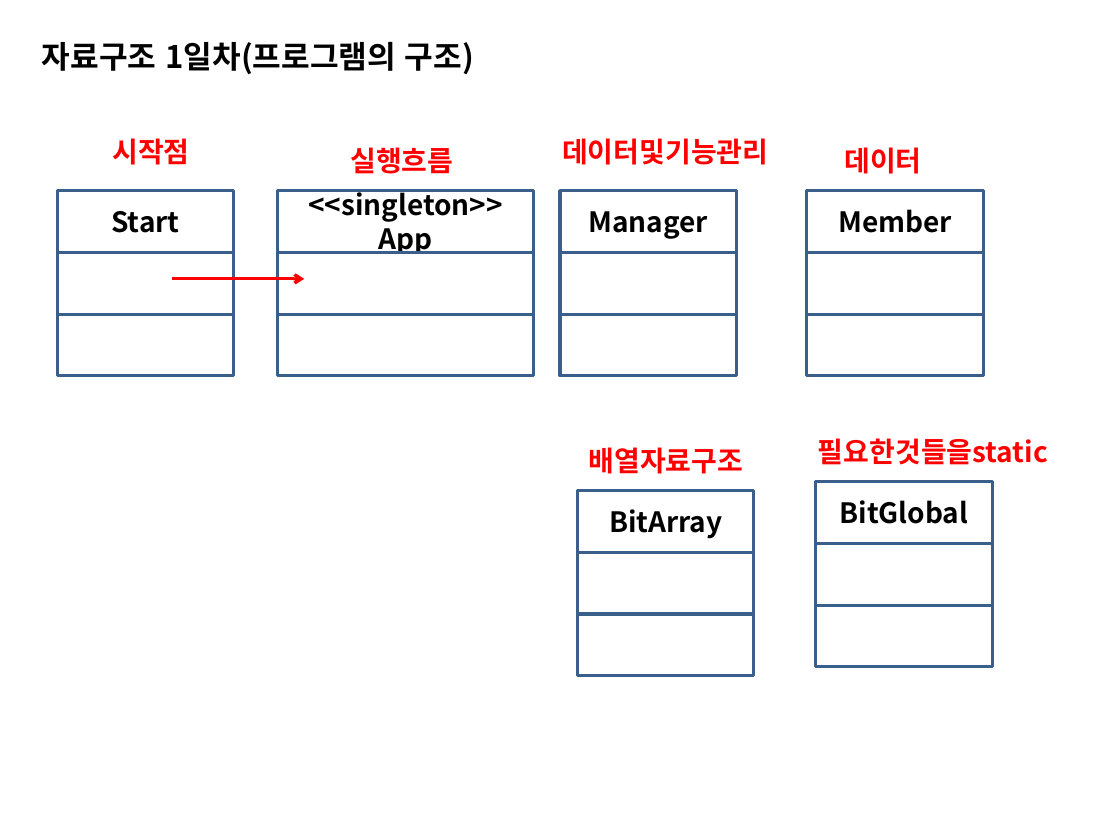
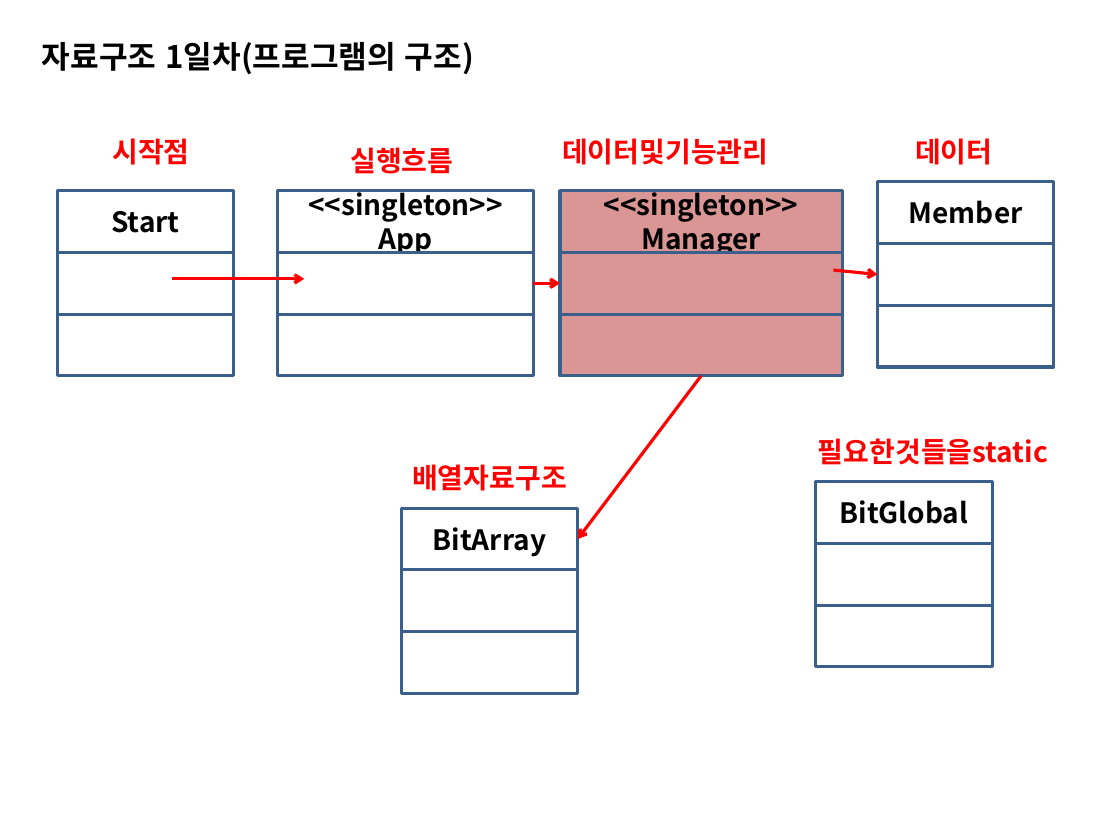
Before and after one commit to sing2song/TILDS, a slide deck: slide 10 of Java자료구조.pptx. Drawn at 1120x840 pixels with LibreOffice and Linux fonts; fonts in the diff are those of the drawing. Boxes give left, top, right and bottom in pixels: in the first picture for what was removed or moved away, otherwise in the second. Text is boxed around its words. In the diff, an @@ line names an element or a change of style, - is before the commit and + after.

```diff
--- a/Java자료구조.pptx
+++ b/Java자료구조.pptx
@@ rectangle "<<singleton>>": place and size @@
-rectangle "<<singleton>>" at box(560, 190, 736, 252)
+rectangle "<<singleton>>" at box(560, 190, 842, 252)
@@ text in rectangle at box(604, 187, 799, 222): paragraph added @@
+<<singleton>>
@@ rectangle: place and size @@
-rectangle at box(560, 252, 736, 314)
+rectangle at box(560, 252, 842, 314)
@@ arrow added from (533, 283) to (560, 283), #FF0000 2 pt @@
@@ arrow added from (833, 270) to (877, 274), #FF0000 2 pt @@
@@ fill #FFFFFF to #D99694 in 3 elements at box(560, 190, 842, 252), box(560, 252, 842, 314), box(560, 315, 842, 376) @@
@@ rectangle: place and size @@
-rectangle at box(560, 315, 736, 376)
+rectangle at box(560, 315, 842, 376)
@@ 3 rectangles, 1 text: place and size @@
-3 rectangles, 1 text at box(806, 147, 982, 376)
+3 rectangles, 1 text at box(877, 138, 1053, 367)
@@ arrow added from (701, 376) to (578, 539), #FF0000 2 pt @@
@@ text "배열자료구조": place and size @@
-text "배열자료구조" at box(589, 447, 744, 474)
+text "배열자료구조" at box(412, 464, 567, 491)
@@ rectangle "BitArray": place and size @@
-rectangle "BitArray" at box(578, 491, 754, 552)
+rectangle "BitArray" at box(401, 508, 577, 570)
@@ rectangle: place and size @@
-rectangle at box(578, 552, 754, 614)
+rectangle at box(401, 570, 577, 632)
@@ rectangle: place and size @@
-rectangle at box(578, 614, 754, 675)
+rectangle at box(401, 632, 577, 693)
```
Also in this commit, not shown: 1 other slide changed, 7 slides added, 3 other files.
